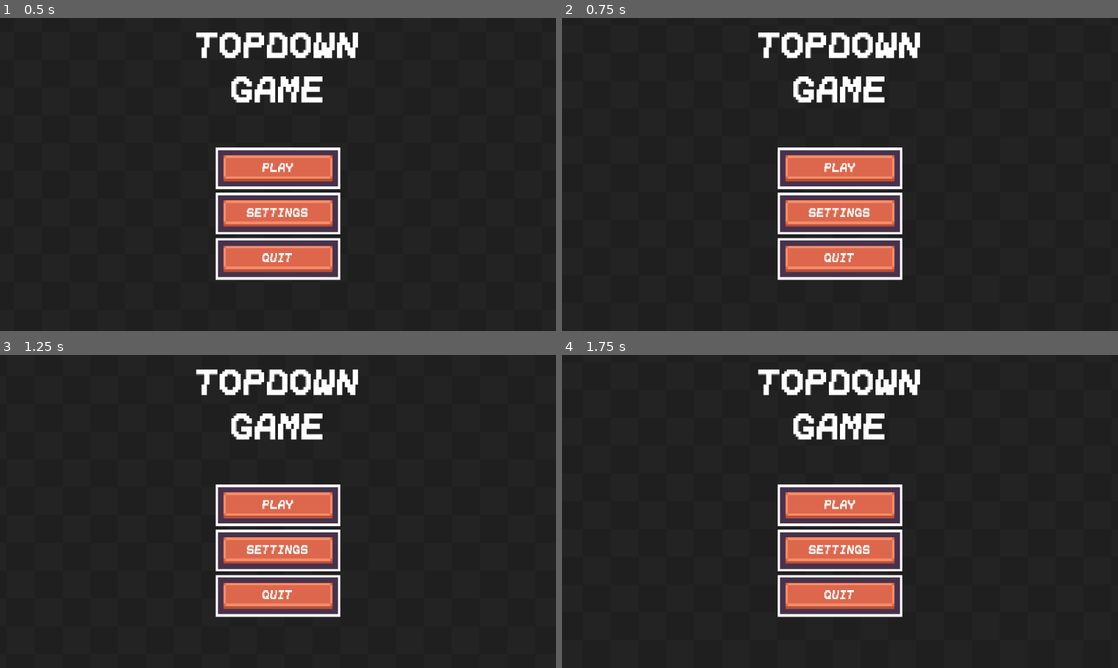
Above: before the commit, frames 1-4 (two rows, left to right).
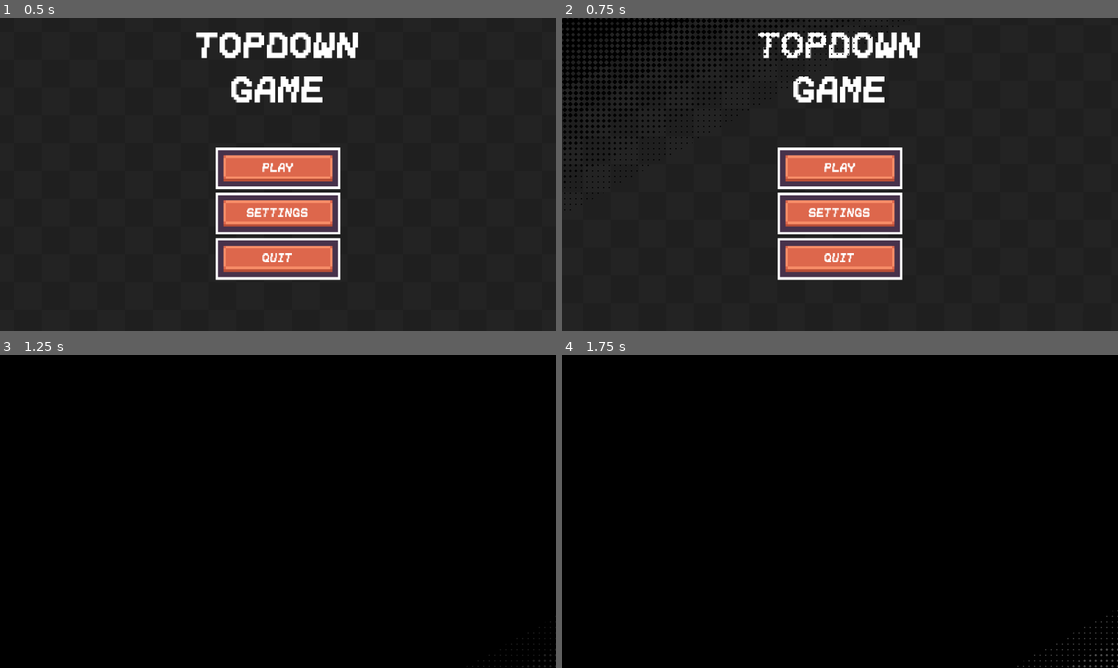
Above: after the commit, the same moments.

Repository: exglegaming/Top-Down-Game
Game: Godot game, scene res://scenes/ui/main_menu.tscn
Same seed, same stepped clock (60 frames per second), same inputs: the game is played once before the commit and once after it. Before the commit the project has no main scene; this scene is started directly in both runs.
Inputs:
- Up to frame 1 (0.5 s): no input
- Up to frame 2 (0.75 s): click "PLAY" at 0.5 s
- Up to frame 3 (1.25 s): no input
- Up to frame 4 (1.75 s): click "PLAY" at 1.25 s

Frame 1 is identical in both runs. In frame 2, 4.0% of the frame differs, in the area x 0-61%, y 0-62%; in frame 3, 100%; in frame 4, 100%, in the area x 0-100%, y 0-100%.

Commit message:
transition effect

Diff:
--- a/project.godot
+++ b/project.godot
@@ -11,8 +11,13 @@
 [application]
 
 config/name="TopDownGame"
+run/main_scene="uid://bdmo5icd2xpue"
 config/features=PackedStringArray("4.6", "Forward Plus")
 config/icon="res://icon.svg"
+
+[autoload]
+
+Transition="*uid://pllxe32kkppd"
 
 [display]
 
--- /dev/null
+++ b/scenes/autoloads/transition.tscn
@@ -0,0 +1,25 @@
+[gd_scene format=3 uid="uid://pllxe32kkppd"]
+
+[ext_resource type="Script" uid="uid://1ti74e7ap1k4" path="res://scripts/autoloads/transition.gd" id="1_b13ab"]
+[ext_resource type="Shader" uid="uid://bj1sfaam8ka5f" path="res://shaders/autoloads/transition.gdshader" id="2_lv8kt"]
+
+[sub_resource type="ShaderMaterial" id="ShaderMaterial_b13ab"]
+shader = ExtResource("2_lv8kt")
+shader_parameter/progress = 0.0
+shader_parameter/diamondPixelSize = 10.0
+
+[node name="Transition" type="Node" unique_id=933516526]
+script = ExtResource("1_b13ab")
+
+[node name="CanvasLayer" type="CanvasLayer" parent="." unique_id=1923906391]
+
+[node name="Effect" type="ColorRect" parent="CanvasLayer" unique_id=664813113]
+unique_name_in_owner = true
+self_modulate = Color(0, 0, 0, 1)
+material = SubResource("ShaderMaterial_b13ab")
+anchors_preset = 15
+anchor_right = 1.0
+anchor_bottom = 1.0
+grow_horizontal = 2
+grow_vertical = 2
+mouse_filter = 2
--- /dev/null
+++ b/scenes/ui/character_selection.tscn
@@ -0,0 +1,9 @@
+[gd_scene format=3 uid="uid://cinbkpaw7sfcs"]
+
+[node name="CharacterSelection" type="Control" unique_id=1550873840]
+layout_mode = 3
+anchors_preset = 15
+anchor_right = 1.0
+anchor_bottom = 1.0
+grow_horizontal = 2
+grow_vertical = 2
--- /dev/null
+++ b/scripts/autoloads/transition.gd
@@ -0,0 +1,15 @@
+extends Node
+
+
+@onready var effect: ColorRect = %Effect
+
+
+func transition_to(scene_path: String) -> void:
+    var tween: Tween = create_tween()
+    tween.tween_property(effect.material, "shader_parameter/progress", 1.0, 1.0)
+
+    await tween.finished
+    get_tree().change_scene_to_file(scene_path)
+
+    tween = create_tween()
+    tween.tween_property(effect.material, "shader_parameter/progress", 0.0, 1.0)
--- a/scripts/ui/main_menu.gd
+++ b/scripts/ui/main_menu.gd
@@ -24,7 +24,7 @@
 
 
 func _on_play_button_pressed() -> void:
-    pass
+    Transition.transition_to("uid://cinbkpaw7sfcs")
 
 
 func _on_settings_button_pressed() -> void:
--- /dev/null
+++ b/shaders/autoloads/transition.gdshader
@@ -0,0 +1,20 @@
+shader_type canvas_item;
+
+// Ranges from 0 to 1 over the course of the transition
+// We use this to actually animate the shader.
+uniform float progress : hint_range(0.0, 1.0);
+
+// Size of each diamond
+uniform float diamondPixelSize = 10.0;
+
+float when_lt(float x, float y) {
+	return max(sign(y - x), 0.0);
+}
+
+void fragment() {
+	float xFraction = fract(FRAGCOORD.x / diamondPixelSize);
+	float yFraction = fract(FRAGCOORD.y / diamondPixelSize);
+	float xDistance = abs(xFraction - 0.5);
+	float yDistance = abs(yFraction - 0.5);
+	COLOR.a *= when_lt(xDistance + yDistance + UV.x + UV.y, progress * 4.0);
+}
Not shown, added: scripts/autoloads/transition.gd.uid
Not shown, added: shaders/autoloads/transition.gdshader.uid
